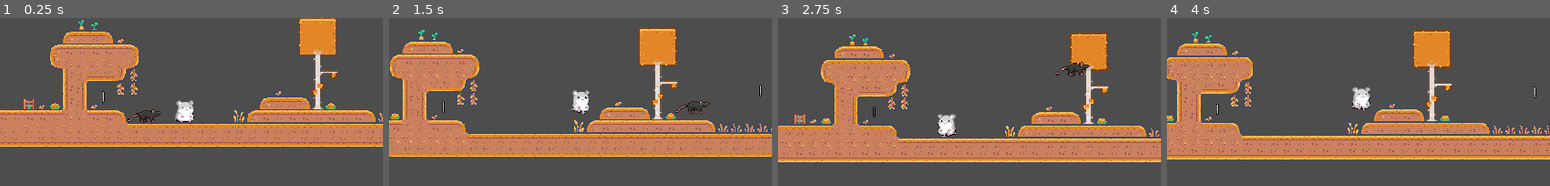
Above: before the commit, frames 1-4 (left to right).
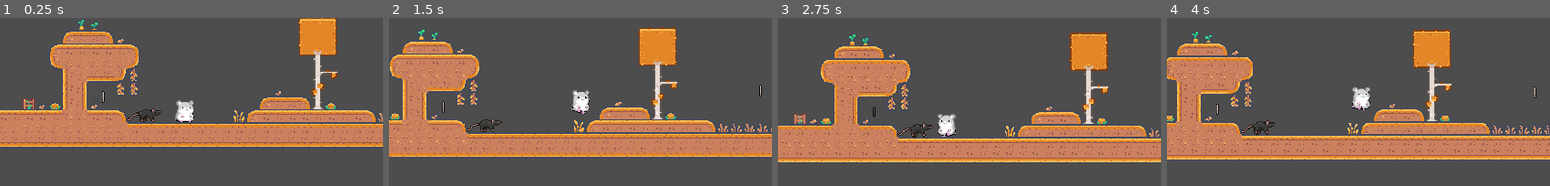
Above: after the commit, the same moments.

Repository: Gabriela-AVI/Hamster
Game: Godot game, scene res://scenes/Game1.tscn
Same seed, same stepped clock (60 frames per second), same inputs: the game is played once before the commit and once after it.
Inputs:
- Up to frame 1 (0.25 s): no input
- Up to frame 2 (1.5 s): tap Enter (ui_accept) at 0.5, 0.6 s; hold Right (ui_right) from 0.53 s (still down); tap Space (jump) at 0.77, 0.8, 1.07, 1.35 s
- Up to frame 3 (2.75 s): tap Space (jump) at 1.52, 1.82, 2.3 s; tap Enter (ui_accept) at 1.55 s; release Right (ui_right) at 2.03 s; hold Left (ui_left) from 2.03 s (still down); tap Shift (dash) at 2.1 s
- Up to frame 4 (4 s): release Left (ui_left) at 2.78 s; hold Right (ui_right) from 2.78 s (still down); tap E (interact) at 2.85 s; tap Space (jump) at 3.02, 3.32, 3.77, 3.8 s; tap Enter (ui_accept) at 3.05, 3.6 s

The runs differ from the first frame. In frame 1, 0.2% of the frame differs, in the area x 33-43%, y 53-63%; in frame 2, 0.4%; in frame 3, 0.6%, in the area x 31-82%, y 26-72%; in frame 4, 0.2%.
Error after the commit: Parse Error: Identifier "delta" not declared in the current scope. (res://characters/enemy.gd:13)

Commit message:
Enemy Programing

Diff:
--- a/characters/enemy.gd
+++ b/characters/enemy.gd
@@ -5,21 +5,9 @@
 const JUMP_VELOCITY = -400.0
 
 
-func _physics_process(delta: float) -> void:
-	# Add the gravity.
+func _ready() -> void:
+
+
+	# --- GRAVEDAD ---
 	if not is_on_floor():
 		velocity += get_gravity() * delta
-
-	# Handle jump.
-	if Input.is_action_just_pressed("ui_accept") and is_on_floor():
-		velocity.y = JUMP_VELOCITY
-
-	# Get the input direction and handle the movement/deceleration.
-	# As good practice, you should replace UI actions with custom gameplay actions.
-	var direction := Input.get_axis("ui_left", "ui_right")
-	if direction:
-		velocity.x = direction * SPEED
-	else:
-		velocity.x = move_toward(velocity.x, 0, SPEED)
-
-	move_and_slide()
Not shown: 1 places in scenes/Game1.tscn that only renumber resources
